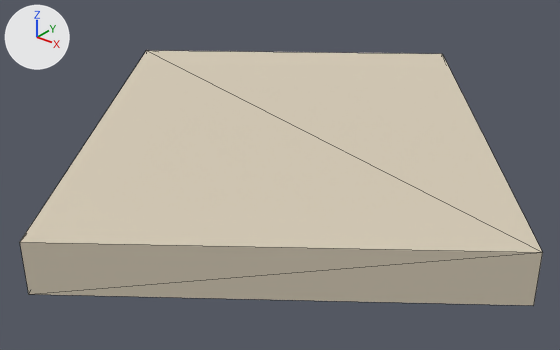
The glTF model data/gb/uk-lite/tiles/10-1004-831.glb: old version first, new version second.
The view is the same before and after, from a 50 mm camera at (313.0, 5849.0, 83.0) aimed at (150.0, 6053.0, -43.0). Lighting does not change. The marker at upper left points along +X, +Y and +Z. The picture after the commit comes second. Mesh edges are drawn as thin lines.
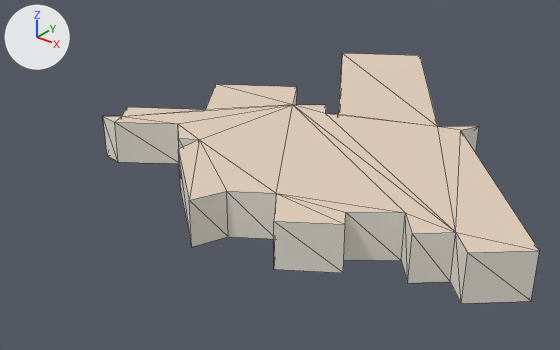
What differs and where, as boxes [x1, y1, x2, y2] in the pictures (560 x 350 px):
'Mesh_0', reshaped, moved, rescaled, turned
    before: [20, 50, 543, 305]
    after: [103, 53, 540, 304]

Edits to the bpy script that builds the scene:
```text
Add mat_named_buildings:
    mat_named_buildings = bpy.data.materials.new('named buildings')
    mat_named_buildings.use_nodes = True; mat_named_buildings.node_tree.nodes.clear()
    _N = mat_named_buildings.node_tree.nodes; _L = mat_named_buildings.node_tree.links
    n0 = _N.new('ShaderNodeBsdfPrincipled'); n0.name = 'Principled BSDF'
    n0.inputs[2].default_value = 1.0  # 'Roughness'
    n1 = _N.new('ShaderNodeOutputMaterial'); n1.name = 'Material Output'
    n2 = _N.new('ShaderNodeVertexColor'); n2.name = 'Color Attribute'
    _L.new(n0.outputs[0], n1.inputs[0])  # 'BSDF' to 'Surface'
    _L.new(n2.outputs[0], n0.inputs[0])  # 'Color' to 'Base Color'
Change me_mesh_0:
    used by ob_mesh_0; parent = ob_node_0; location = (149.2, 6058.0, -41.09); rotation_euler = (0.0, 0.0, 2.207), in degrees (0, 0, 126); scale = (177.0, 139.0, 16.8)
    remove me_mesh_0.from_pydata(...)  # 8 vertices, 10 faces; spans x -0.5..0.5, y -0.5..0.5, z 0.0..1.0
    remove me_mesh_0.materials.append(mat_boxes)  # pale yellow #d7ccb7
    add me_mesh_0.from_pydata(...)  # 62 vertices, 91 faces; spans x -31848.0..31848.0, y -32767.0..32767.0, z -3124.0..3124.0
    me_mesh_0 part 1: the whole mesh is rebuilt
    add me_mesh_0.materials.append(mat_named_buildings)
Change ob_mesh_0:
    ob_mesh_0.rotation_euler: (0.0, 0.0, 2.207) -> (0.0, 0.0, 0.0)  # degrees (0, 0, 126) -> degrees (0, 0, 0)
    ob_mesh_0.location: (149.2, 6058.0, -41.09) -> (173.4, 6077.0, -32.6)
    ob_mesh_0.scale: (177.0, 139.0, 16.8) -> (0.00261, 0.00261, 0.00261)
```
